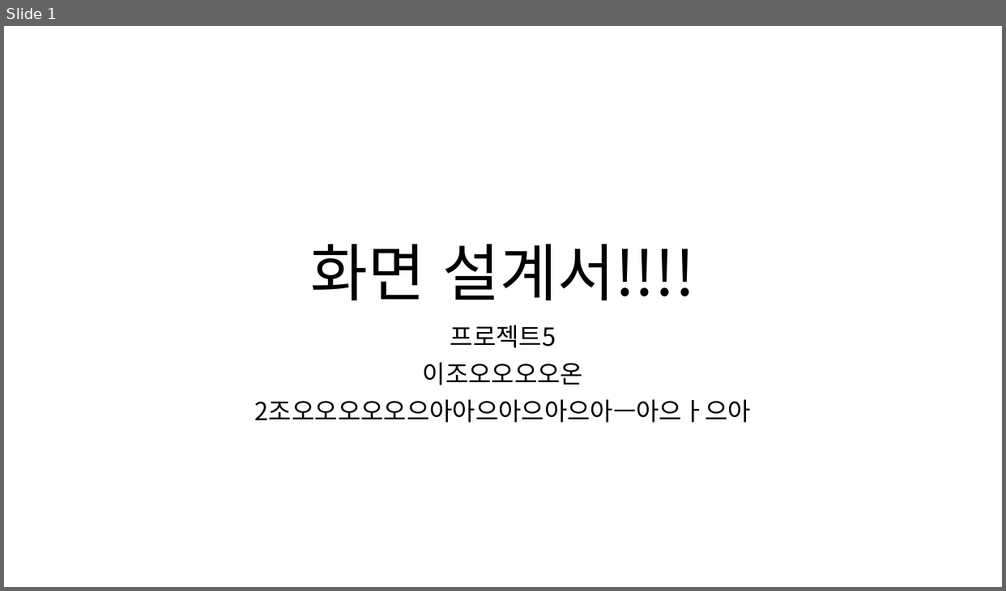
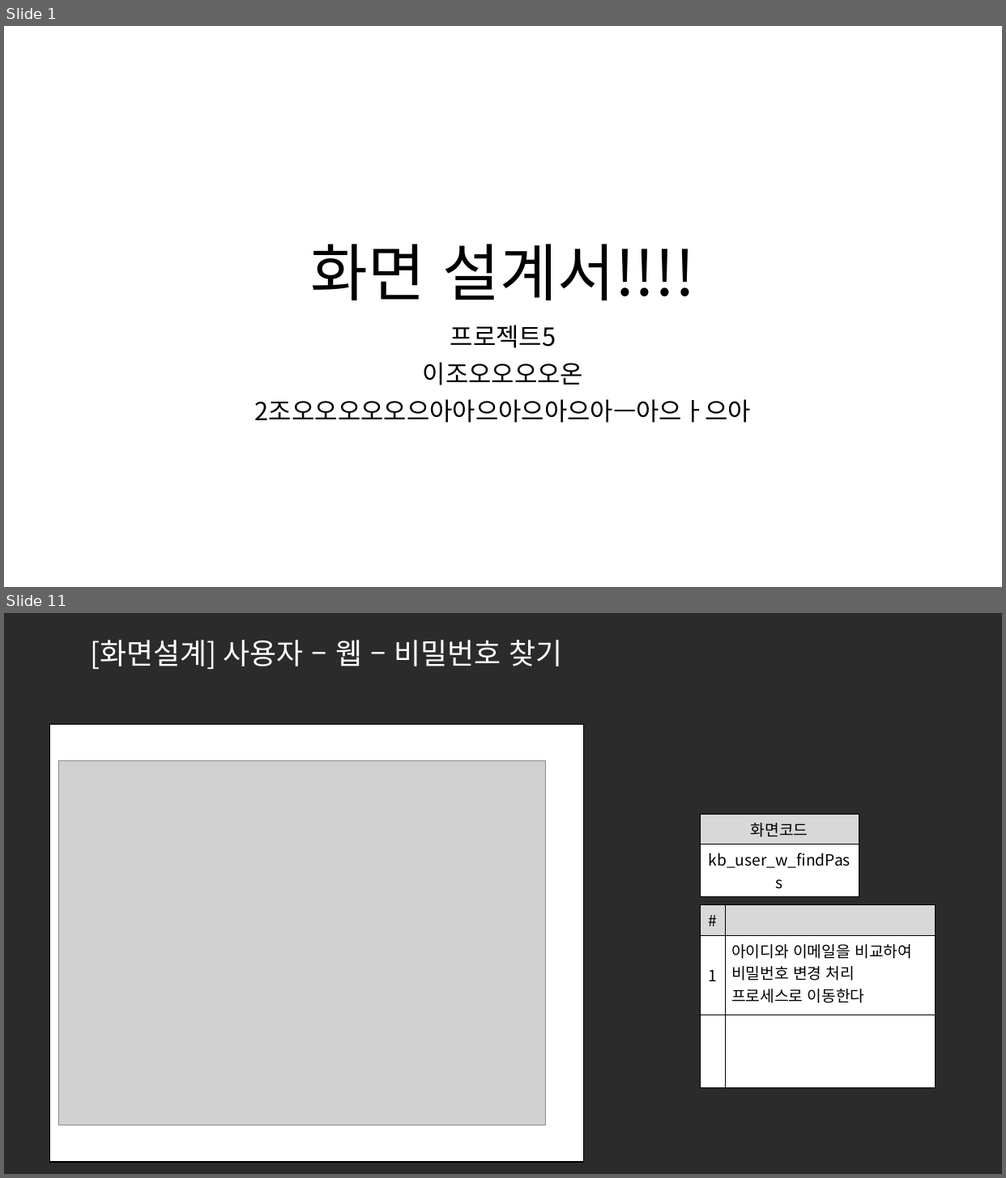
Before and after one commit to ezenteam2/e-Zone, a slide deck: 0 발표용 파워포인트/0417 3차발표/0417 project05 - 파워포인트 - 기범.pptx. Shown one above the other, each under a label of ours: slide 1 before the commit, slides 1 and 11 after it; the slides between them are not shown. The pictures are 1006x591 and 1006x1178 pixels, drawn with LibreOffice and Linux fonts; fonts in the diff are those of the drawing; grey boxes stand for pictures; background and template pictures are left out; a plain dark background stands for a picture behind light text. Boxes give left, top, right and bottom in pixels: in the first picture for what was removed or moved away, otherwise in the second. Text is boxed around its words. In the diff, an @@ line names an element or a change of style, - is before the commit and + after.

```diff
--- a/0 발표용 파워포인트/0417 3차발표/0417 project05 - 파워포인트 - 기범.pptx
+++ b/0 발표용 파워포인트/0417 3차발표/0417 project05 - 파워포인트 - 기범.pptx
@@ slide 11 added at <box>4,613,1002,1174</box>, background picture (left out) @@
@@ title added at <box>90,640,563,669</box>, 28 pt, text #FFFFFF @@
+[화면설계] 사용자 – 웹 – 비밀번호 찾기
@@ rectangle added at <box>49,725,584,1162</box>, fill #FFFFFF, outline #000000 1 pt @@
@@ picture added at <box>58,761,546,1125</box> @@
@@ table added at <box>701,815,859,871</box>, 2 rows, 1 columns @@
+화면코드
+kb_user_w_findPass
@@ table added at <box>701,905,936,1088</box>, 3 rows, 2 columns @@
+# | 
+1 | 아이디와 이메일을 비교하여 비밀번호 변경 처리 프로세스로 이동한다
+ | 
```
Also in this commit, not shown: 15 other slides added, 1 other file.
